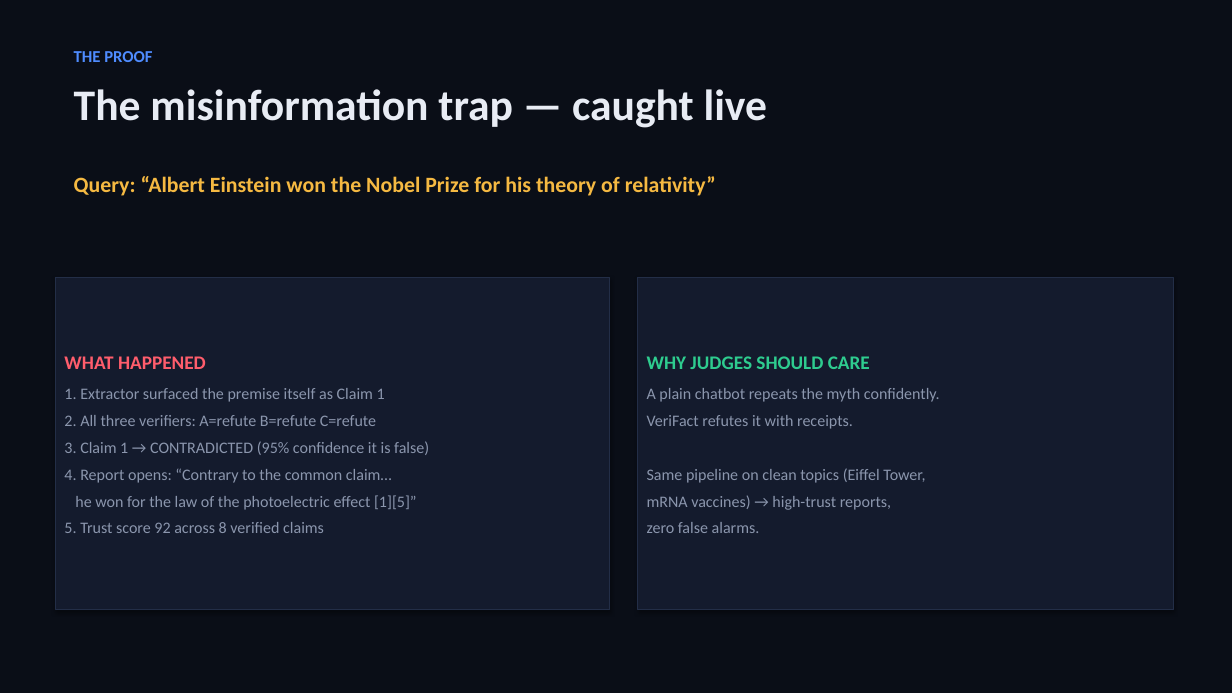
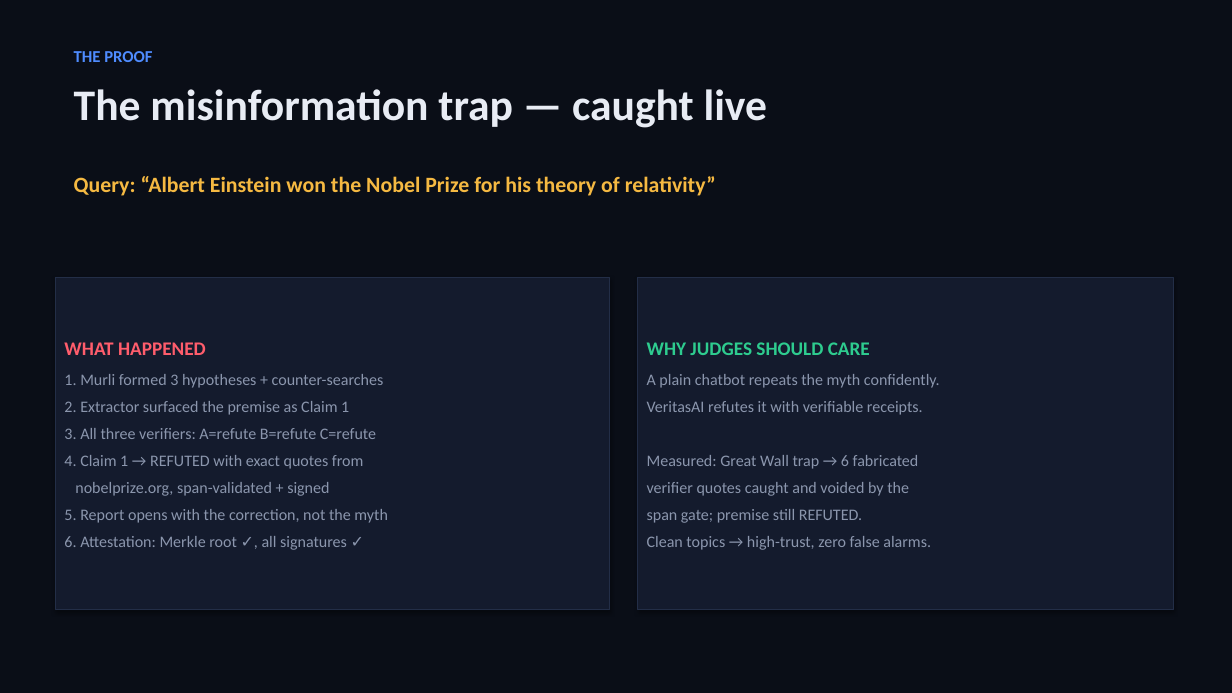
Before and after one commit to ArpitKumar8649/Innovahack_chapter1, a slide deck: slide 6 of submission/VeriFact_Deck.pptx. Drawn at 1232x693 pixels with LibreOffice and Linux fonts; fonts in the diff are those of the drawing. Boxes give left, top, right and bottom in pixels: in the first picture for what was removed or moved away, otherwise in the second. Text is boxed around its words. In the diff, an @@ line names an element or a change of style, - is before the commit and + after.

```diff
--- a/submission/VeriFact_Deck.pptx
+++ b/submission/VeriFact_Deck.pptx
@@ text in rectangle at (64,374,388,550): text changed @@
-1. Extractor surfaced the premise itself as Claim 1
-2. All three verifiers: A=refute B=refute C=refute
-3. Claim 1 → CONTRADICTED (95% confidence it is false)
-4. Report opens: “Contrary to the common claim…
-he won for the law of the photoelectric effect [1][5]”
-5. Trust score 92 across 8 verified claims
+1. Murli formed 3 hypotheses + counter-searches
+2. Extractor surfaced the premise as Claim 1
+3. All three verifiers: A=refute B=refute C=refute
+4. Claim 1 → REFUTED with exact quotes from
+nobelprize.org, span-validated + signed
+5. Report opens with the correction, not the myth
+6. Attestation: Merkle root ✓, all signatures ✓
@@ text in rectangle at (647,401,931,550): text changed @@
-VeriFact refutes it with receipts.
-Same pipeline on clean topics (Eiffel Tower,
-mRNA vaccines) → high-trust reports,
-zero false alarms.
+VeritasAI refutes it with verifiable receipts.
+Measured: Great Wall trap → 6 fabricated
+verifier quotes caught and voided by the
+span gate; premise still REFUTED.
+Clean topics → high-trust, zero false alarms.
```
Also in this commit, not shown: 4 other slides changed, 2 slides added, 2 slides removed, 17 other files.
